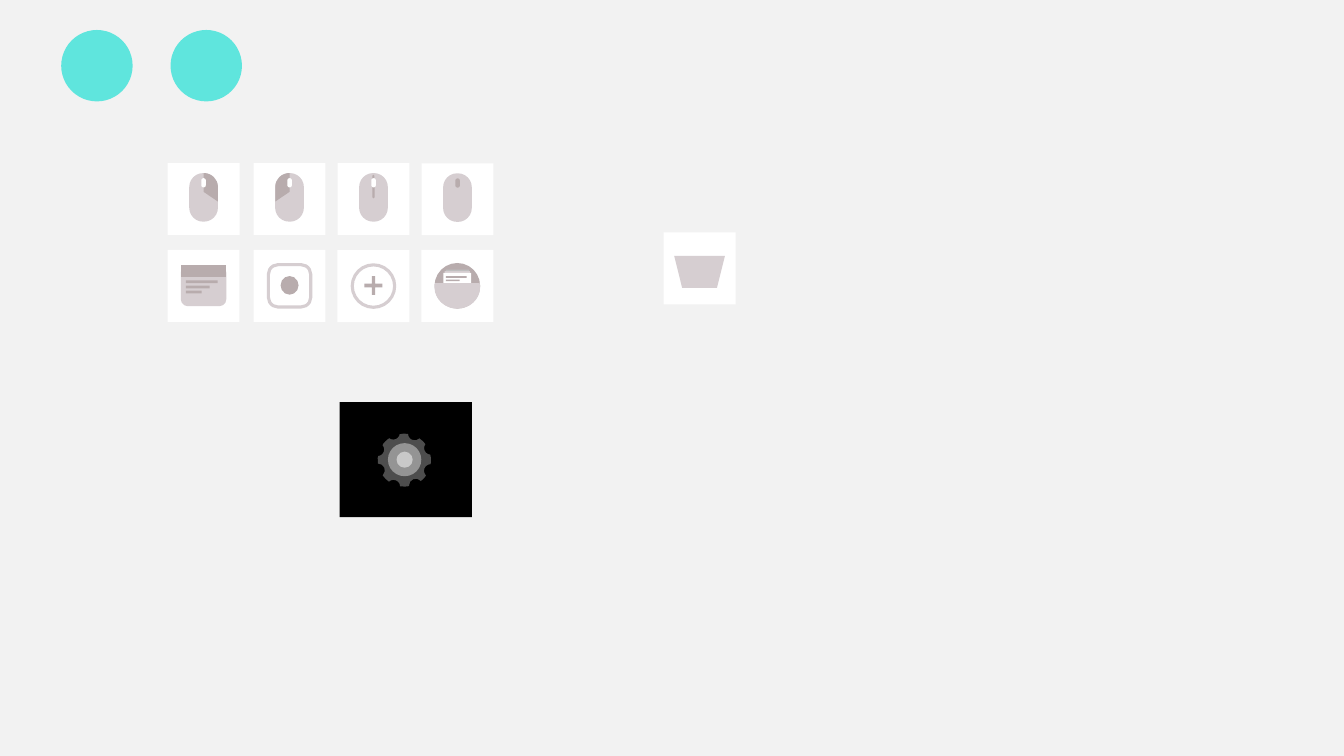
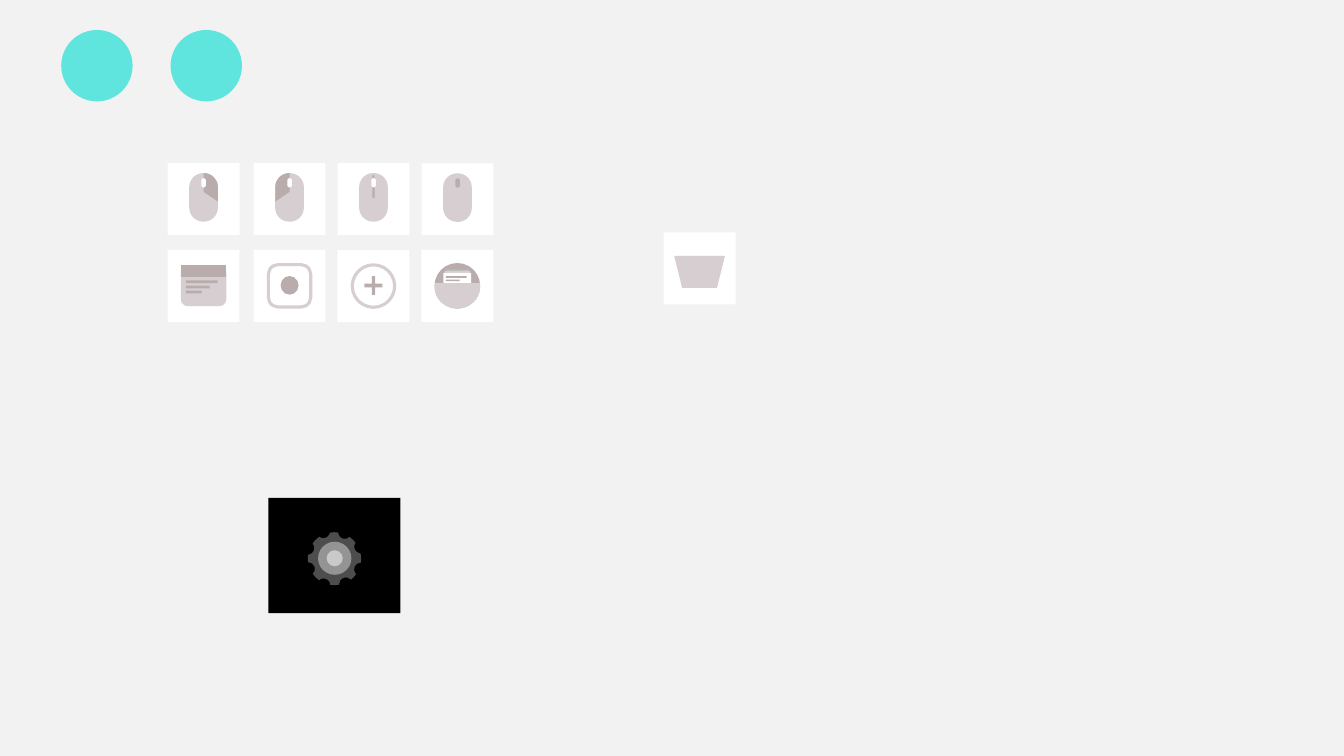
Before and after one commit to buger404/Emerald, a slide deck: slide 1 of UI.pptx. Drawn at 1344x756 pixels with LibreOffice and Linux fonts; fonts in the diff are those of the drawing. Boxes give left, top, right and bottom in pixels: in the first picture for what was removed or moved away, otherwise in the second. Text is boxed around its words. In the diff, an @@ line names an element or a change of style, - is before the commit and + after.

```diff
--- a/UI.pptx
+++ b/UI.pptx
@@ rectangle: place and size @@
-rectangle at bbox=[340, 402, 472, 517]
+rectangle at bbox=[268, 498, 400, 613]
@@ freeform shape: place and size @@
-freeform shape at bbox=[371, 427, 438, 494]
+freeform shape at bbox=[301, 526, 368, 593]
@@ ellipse: place and size @@
-ellipse at bbox=[388, 444, 421, 477]
+ellipse at bbox=[319, 541, 352, 575]
@@ ellipse: place and size @@
-ellipse at bbox=[396, 452, 412, 468]
+ellipse at bbox=[327, 551, 343, 567]
```
Also in this commit, not shown: 1 slide added, 32 other files.
